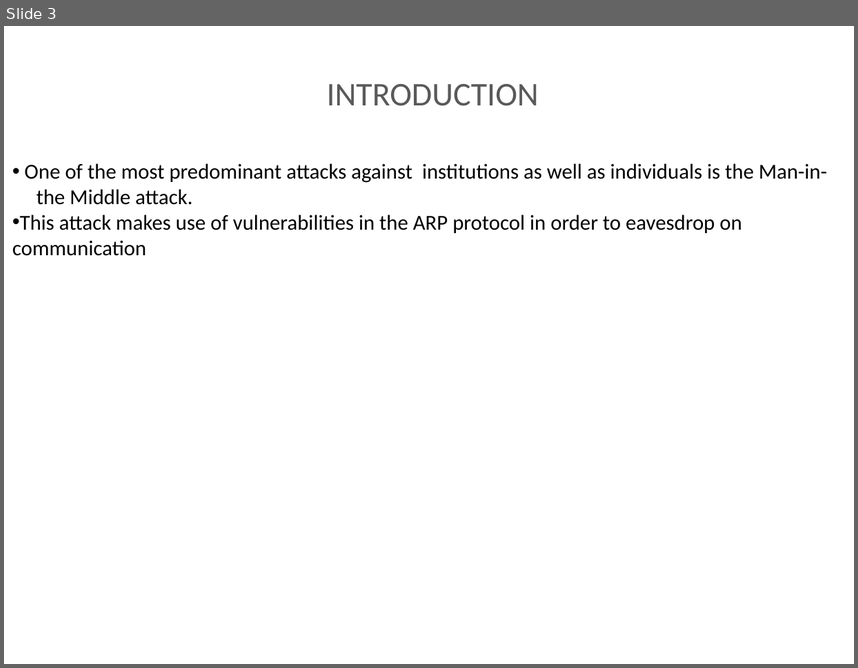
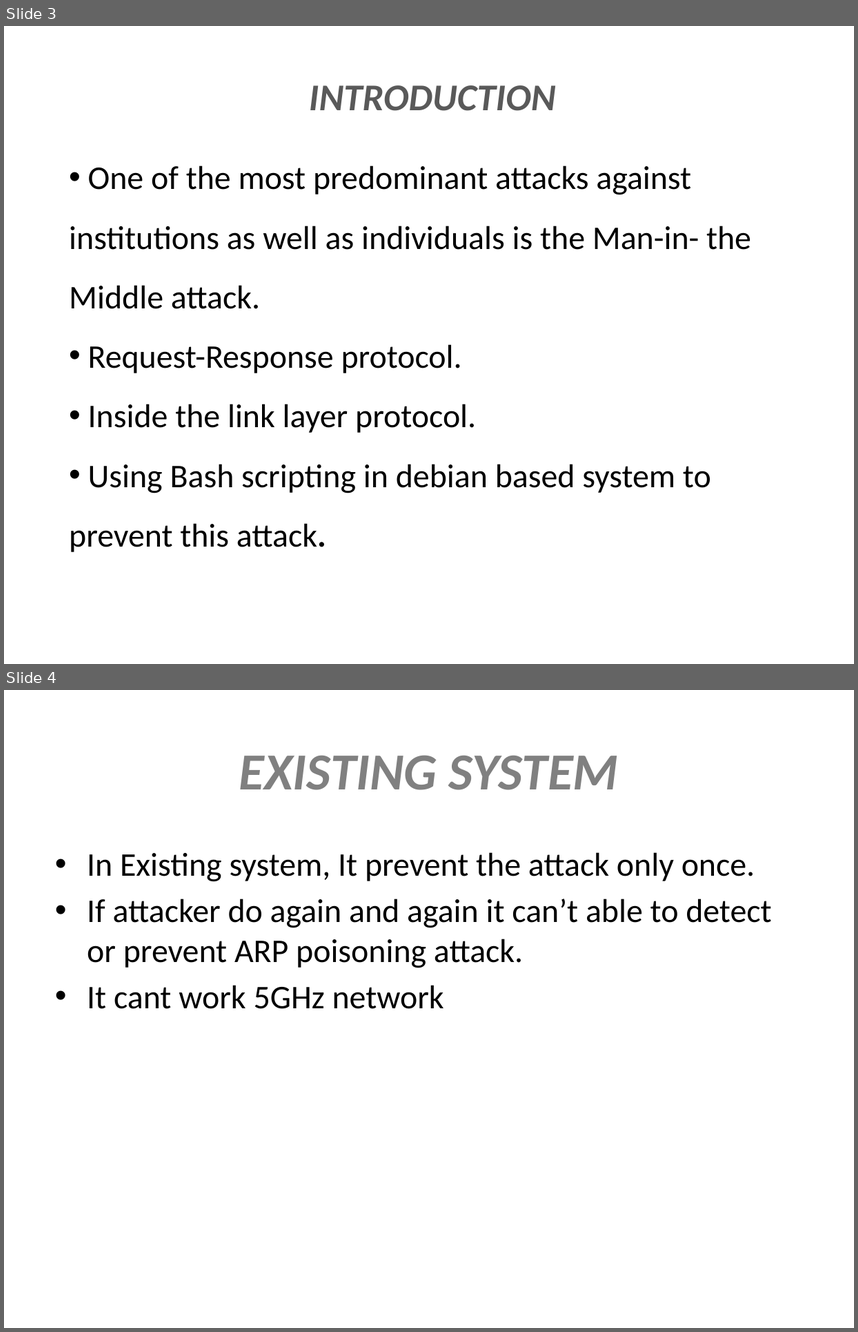
Before and after one commit to Musthafa2001/project-ppt, a slide deck: ARP SNIFFER IN OPEN WIFI.pptx. Shown one above the other, each under a label of ours: slide 3 before the commit, slides 3 and 4 after it. The pictures are 858x668 and 858x1332 pixels, drawn with LibreOffice and Linux fonts; fonts in the diff are those of the drawing. Boxes give left, top, right and bottom in pixels: in the first picture for what was removed or moved away, otherwise in the second. Text is boxed around its words. In the diff, an @@ line names an element or a change of style, - is before the commit and + after.

```diff
--- a/ARP SNIFFER IN OPEN WIFI.pptx
+++ b/ARP SNIFFER IN OPEN WIFI.pptx
@@ slide 4 added at box(4, 690, 854, 1328), background #FFFFFF @@
@@ title added at box(239, 755, 619, 790), 44 pt, text #808080, bold, italic @@
+EXISTING SYSTEM
@@ text added at box(87, 852, 771, 1009), 28 pt, text #000000 @@
+• In Existing system, It prevent the attack only once.
+• If attacker do again and again it can’t able to detect or prevent ARP poisoning attack.
+• It cant work 5GHz network
@@ slide 3 changed as well @@
@@ text "INTRODUCTION" at box(309, 85, 556, 111): size 28 to 32 pt, bold on, italic on @@
@@ text "One of the most predominant ...": place and size @@
-text "One of the most predominant ..." at box(12, 163, 827, 256)
+text "One of the most predominant ..." at box(69, 165, 751, 552)
@@ text at box(69, 165, 751, 309): size 18 to 28 pt in "One of the most predominant attacks against ..."; line spacing 1 to 1.5 @@
@@ text at box(69, 344, 711, 552): text changed; size 18 to 28 pt @@
-• This attack makes use of vulnerabilities in the ARP protocol in order to eavesdrop on communication
+• Request-Response protocol.
+• Inside the link layer protocol.
+• Using Bash scripting in debian based system to prevent this attack.
```
Also in this commit, not shown: 2 other slides changed, 1 other slide added.
